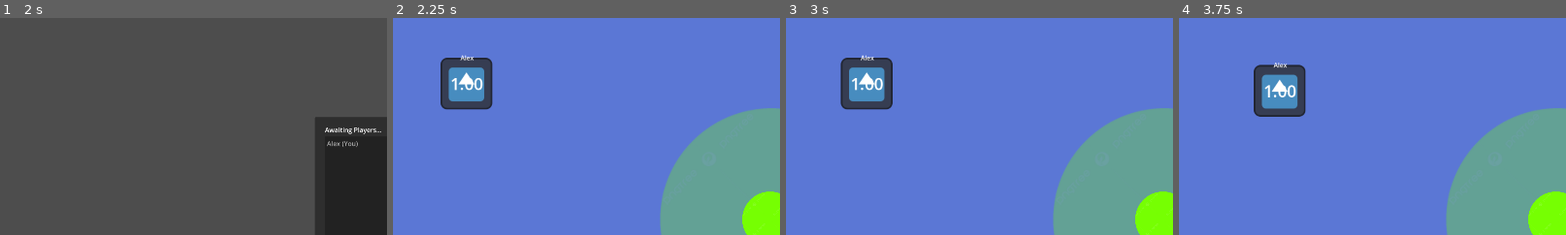
Above: before the commit, frames 1-4 (left to right).
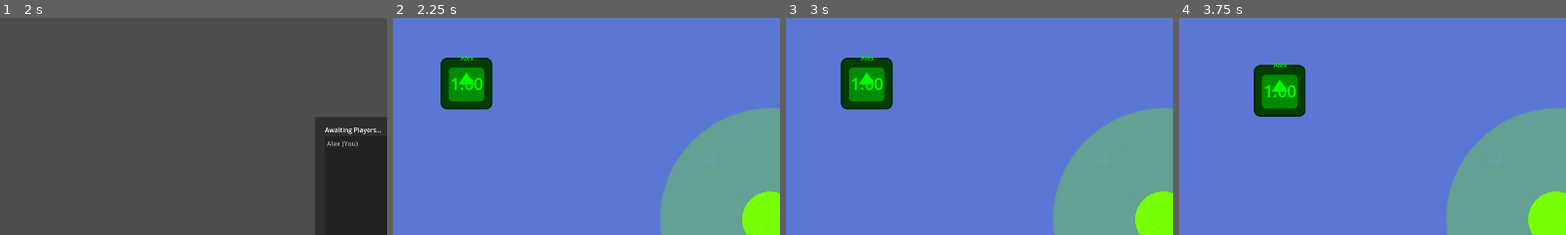
Above: after the commit, the same moments.

Repository: ash4rk/godot_polygon
Game: Godot game, scene res://lobby.tscn
Two runs of this game, one before a commit and one after it. Both use one fixed random seed, a clock stepped at 60 frames per second and the inputs below. The engine's default icon, where the game draws it, is replaced by a stand-in: a white triangle on a blue panel in a dark square.
Inputs (mouse positions are % of the whole screen's width and height, from its top left):
- Up to frame 1 (2 s): click (45, 36) at 0.52 s; type "Alex" at 0.6 s; click "Host" at 1.25 s
- Up to frame 2 (2.25 s): click "Start!" at 2 s
- Up to frame 3 (3 s): tap Enter at 2.75 s; move the mouse to (72, 45) at 2.77 s; hold D (right) from 2.78 s (still down)
- Up to frame 4 (3.75 s): move the mouse to (30, 55) at 3.52 s; release D (right) at 3.53 s; hold S (down) from 3.53 s (still down)
The pictures show only the part of the screen within x 0-50%, y 0-50%; the shares and areas given below are measured in that part.

Frame 1 is identical in both runs. In frame 2, 3.1% of the frame differs, in the area x 12-26%, y 16-42%; in frame 3, 3.2%, in the area x 14-28%, y 16-42%; in frame 4, 3.2%.

Commit message:
FEAT: Add sync preporties, Add random color.

Diff:
--- a/circles_and_greens/circle.gd
+++ b/circles_and_greens/circle.gd
@@ -12,9 +12,9 @@
 @export var speed = 400
 @export var level: float = 1.0 : set = _set_level
 
-var _is_dead: bool = false
-var _is_grows: bool = false
-var _is_damaged: bool = false
+@export var _is_dead: bool = false
+@export var _is_grows: bool = false
+@export var _is_damaged: bool = false
 
 func _ready():
 	position = synced_position
@@ -78,3 +78,13 @@
 
 func set_player_name(value):
 	get_node("NameLabel").text = value
+
+func set_random_color():
+	var colors = [Color(1.0, 0.0, 0.0, 1.0),
+		Color(0.0, 1.0, 0.0, 1.0),
+		Color(0.0, 0.0, 1.0, 1.0),
+		Color(0.1, 0.3, 1.0, 1.0),
+		Color(0.9, 0.3, 0.1, 1.0),
+		Color(0.4, 0.3, 1.0, 1.0),]
+	randomize()
+	self.modulate = colors[randi() % colors.size()]
--- a/circles_and_greens/globals/gamestate.gd
+++ b/circles_and_greens/globals/gamestate.gd
@@ -129,6 +129,7 @@
 		player.synced_position = spawn_pos
 		player.name = str(p_id)
 		player.set_player_name(player_name if p_id == multiplayer.get_unique_id() else players[p_id])
+		player.set_random_color()
 		world.get_node("Players").add_child(player)
 
 
--- a/circles_and_greens/player.tscn
+++ b/circles_and_greens/player.tscn
@@ -17,6 +17,18 @@
 properties/1/path = NodePath("NameLabel:text")
 properties/1/spawn = true
 properties/1/sync = false
+properties/2/path = NodePath(".:level")
+properties/2/spawn = true
+properties/2/sync = true
+properties/3/path = NodePath("LevelLabel:text")
+properties/3/spawn = true
+properties/3/sync = true
+properties/4/path = NodePath(".:_is_grows")
+properties/4/spawn = true
+properties/4/sync = true
+properties/5/path = NodePath(".:_is_damaged")
+properties/5/spawn = true
+properties/5/sync = true
 
 [sub_resource type="SceneReplicationConfig" id="SceneReplicationConfig_oxgux"]
 properties/0/path = NodePath(".:motion")
--- a/circles_and_greens/player_controls.gd
+++ b/circles_and_greens/player_controls.gd
@@ -8,6 +8,7 @@
 
 func update():
 	var m = Vector2()
+
 	if Input.is_action_pressed("left"):
 		m += Vector2(-1, 0)
 	if Input.is_action_pressed("right"):
Not shown, added: circles_and_greens/export_presets.cfg
